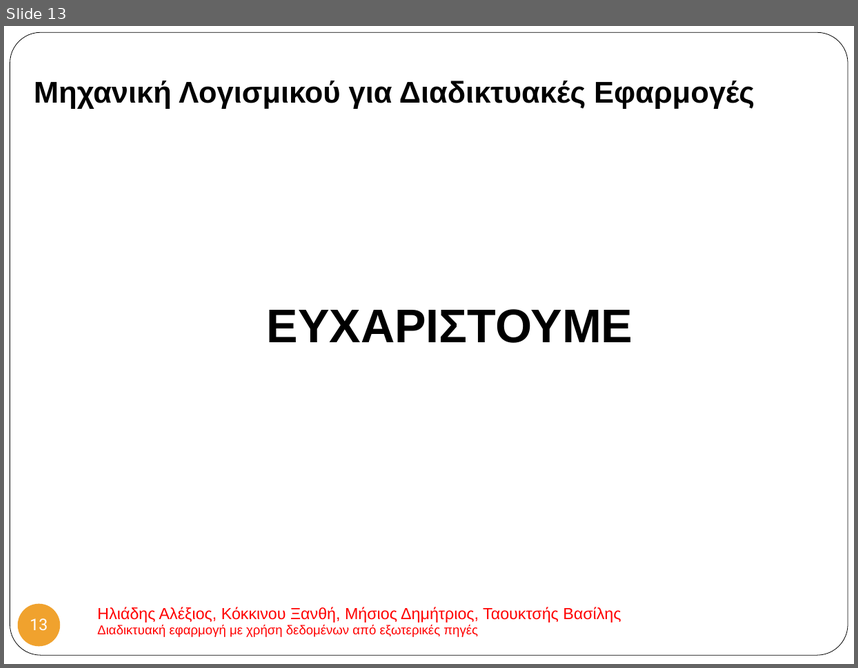
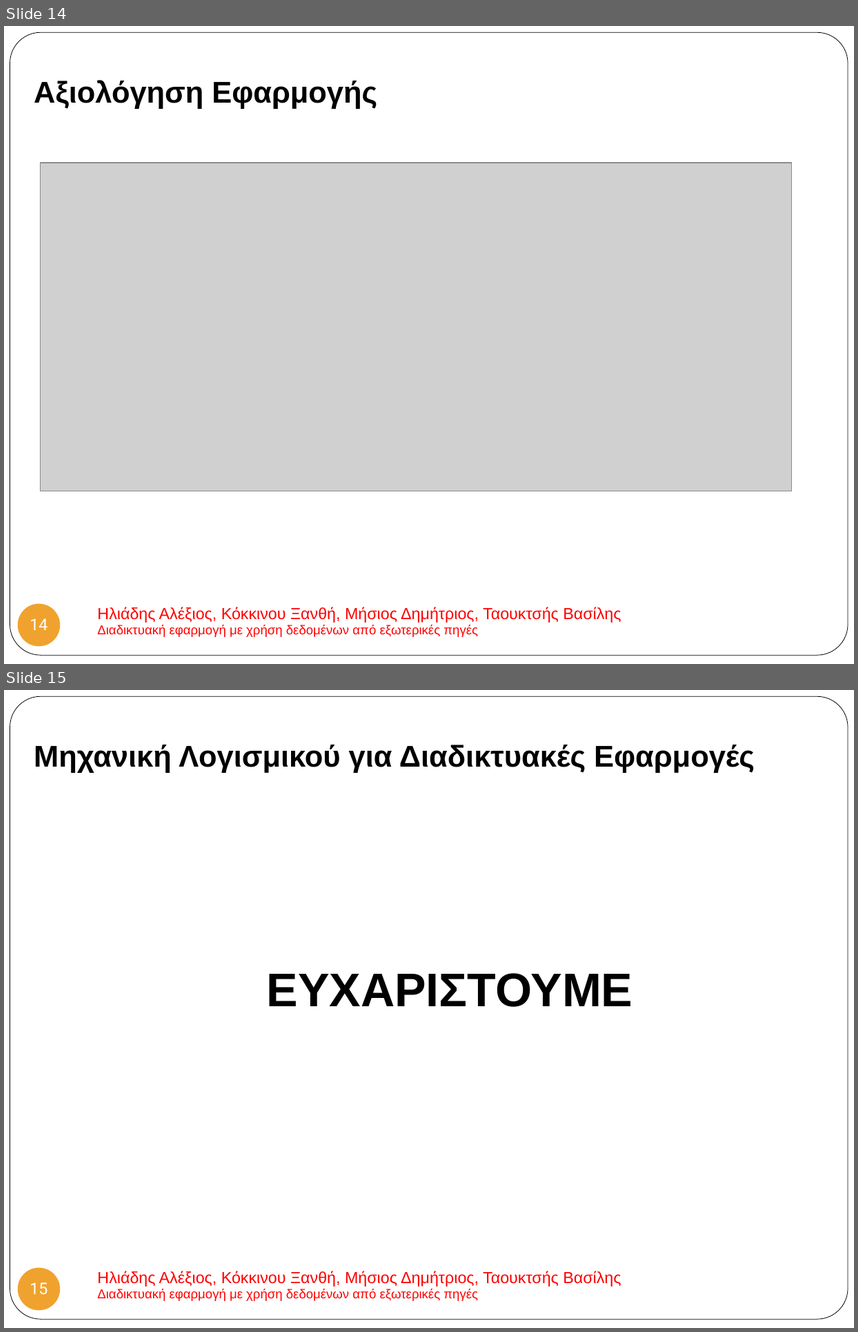
Before and after one commit to iee-ihu-gr-coursem102/WebEng20_group9_CSearch, a slide deck: Παρουσίαση Group9-Csearch.pptx. Shown one above the other, each under a label of ours: slide 13 before the commit, slides 14 and 15 after it. The pictures are 858x668 and 858x1332 pixels, drawn with LibreOffice and Linux fonts; fonts in the diff are those of the drawing; grey boxes stand for pictures. Boxes give left, top, right and bottom in pixels: in the first picture for what was removed or moved away, otherwise in the second. Text is boxed around its words. In the diff, an @@ line names an element or a change of style, - is before the commit and + after.

```diff
--- a/Παρουσίαση Group9-Csearch.pptx
+++ b/Παρουσίαση Group9-Csearch.pptx
@@ slide 14 added at [4, 26, 854, 664], background #FFFFFF; not listed: 1 template element that a slide beside it also shows @@
@@ text added at [34, 80, 377, 109], 28 pt, text #000000, bold @@
+Αξιολόγηση Εφαρμογής
@@ picture added at [41, 163, 791, 490] @@
@@ page number added at [18, 604, 61, 646], fill #F0A22E, 15 pt, text #FFFFFF @@
+14
@@ text added at [97, 606, 621, 637], 15 pt, text #FF0000 @@
+Ηλιάδης Αλέξιος, Κόκκινου Ξανθή, Μήσιος Δημήτριος, Ταουκτσής Βασίλης
+Διαδικτυακή εφαρμογή με χρήση δεδομένων από εξωτερικές πηγές
@@ what was slide 13 is now slide 15 @@
@@ page number at [30, 1282, 47, 1294]: text changed @@
-13
+15
```
Also in this commit, not shown: 1 other slide added, 1 other file.
